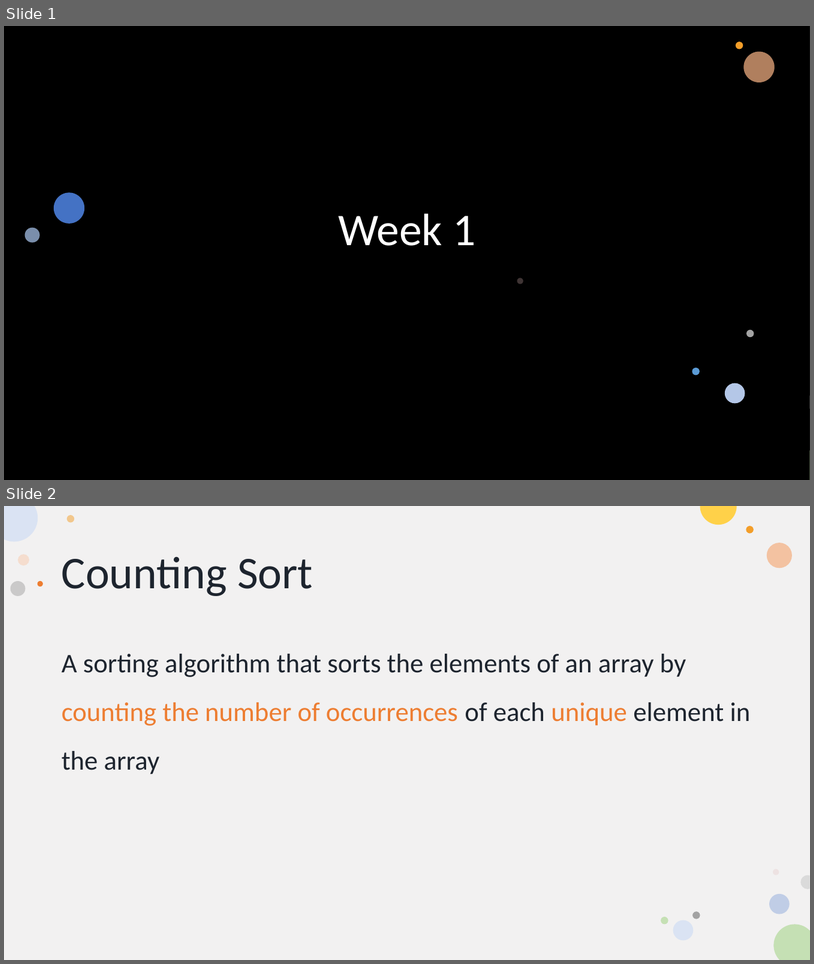
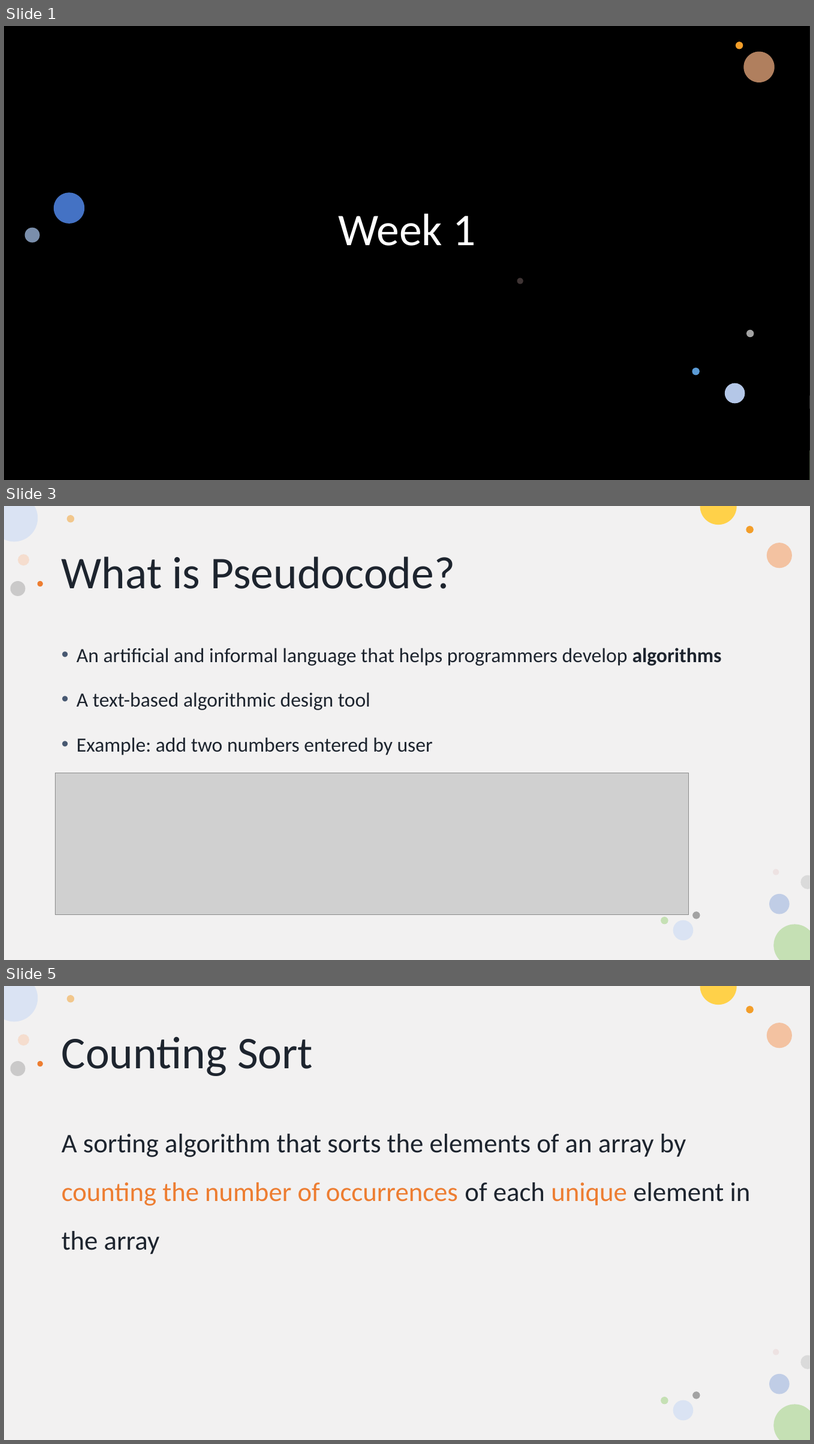
Before and after one commit to KarinaSang/Teaching, a slide deck: CCC_Senior/Week1/CountingSort.pptx. Shown one above the other, each under a label of ours: slides 1 and 2 before the commit, slides 1, 3 and 5 after it; the slides between them are not shown. The pictures are 814x964 and 814x1444 pixels, drawn with LibreOffice and Linux fonts; fonts in the diff are those of the drawing; grey boxes stand for pictures; background and template pictures are left out; a plain dark background stands for a picture behind light text. Boxes give left, top, right and bottom in pixels: in the first picture for what was removed or moved away, otherwise in the second. Text is boxed around its words. In the diff, an @@ line names an element or a change of style, - is before the commit and + after.

```diff
--- a/CCC_Senior/Week1/CountingSort.pptx
+++ b/CCC_Senior/Week1/CountingSort.pptx
@@ slide 3 added at [4, 506, 810, 960], background #FFFFFF; not listed: 16 template elements that a slide beside it also shows @@
@@ title added at [62, 556, 455, 589], 54 pt, text #1D242E @@
+What is Pseudocode?
@@ text added at [77, 648, 722, 755], 24 pt, text #1D242E @@
+• An artificial and informal language that helps programmers develop algorithms
+• A text-based algorithmic design tool
+• Example: add two numbers entered by user
@@ picture added at [56, 773, 689, 915] @@
@@ what was slide 2 is now slide 5 @@
```
Also in this commit, not shown: 2 other slides added, 25 other files.
